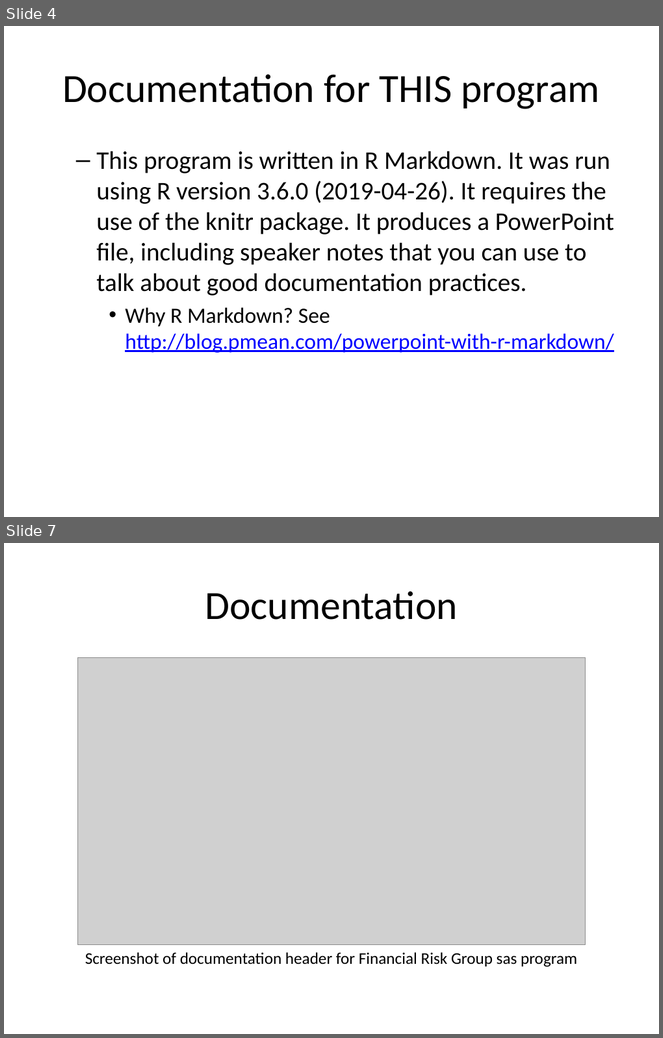
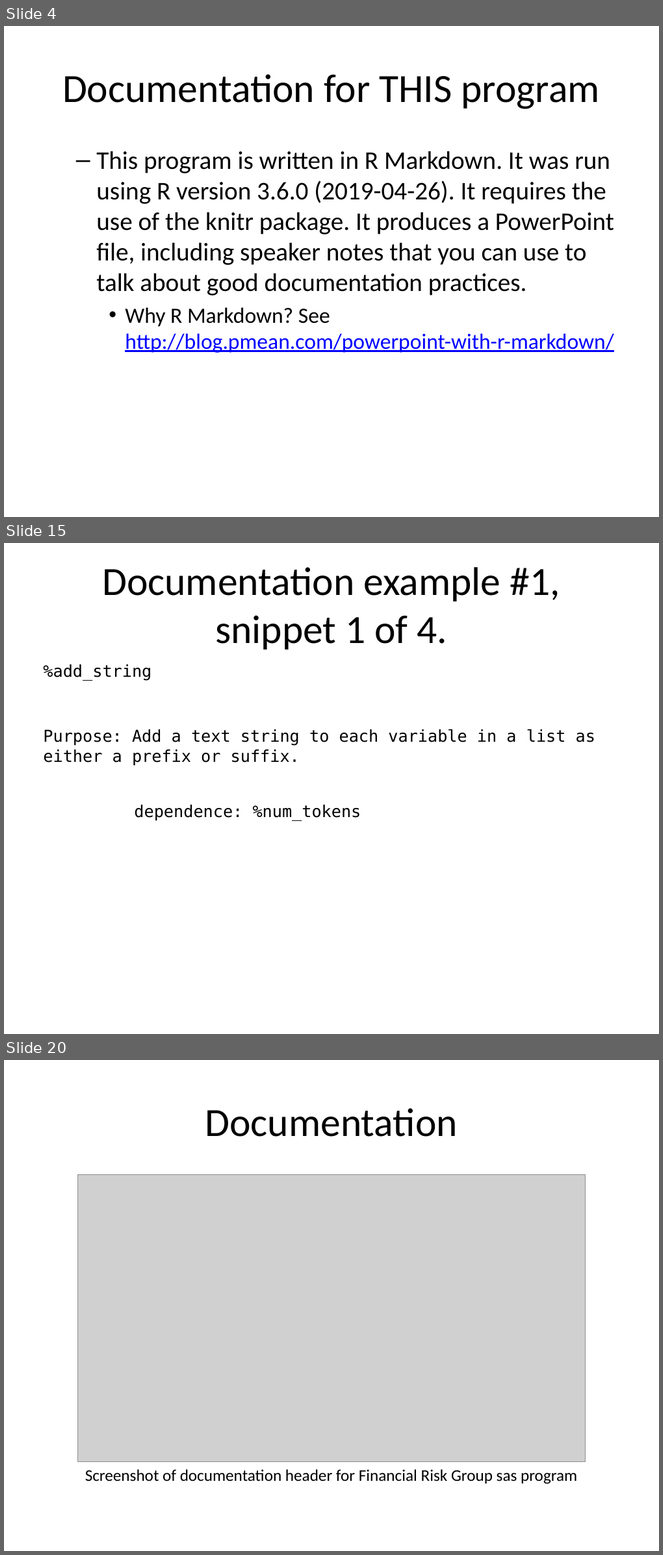
Before and after one commit to pmean/introduction-to-SAS, a slide deck: part0/src/good-documentation.pptx. Shown one above the other, each under a label of ours: slides 4 and 7 before the commit, slides 4, 15 and 20 after it; the slides between them are not shown. The pictures are 663x1038 and 663x1555 pixels, drawn with LibreOffice and Linux fonts; fonts in the diff are those of the drawing; grey boxes stand for pictures. Boxes give left, top, right and bottom in pixels: in the first picture for what was removed or moved away, otherwise in the second. Text is boxed around its words. In the diff, an @@ line names an element or a change of style, - is before the commit and + after.

Commit message:
Continuing work on good-documentation

```diff
--- a/part0/src/good-documentation.pptx
+++ b/part0/src/good-documentation.pptx
@@ slide 15 added at box(4, 543, 659, 1034), background #FFFFFF @@
@@ title added at box(102, 567, 560, 650), 44 pt, text #000000 @@
+Documentation example #1, snippet 1 of 4.
@@ text added at box(43, 665, 596, 821), 18 pt, text #000000 @@
+%add_string
+Purpose: Add a text string to each variable in a list as either a prefix or suffix.
+dependence: %num_tokens
@@ what was slide 7 is now slide 20 @@
```
Also in this commit, not shown: 3 slides changed, 12 other slides added, 3 other files.
